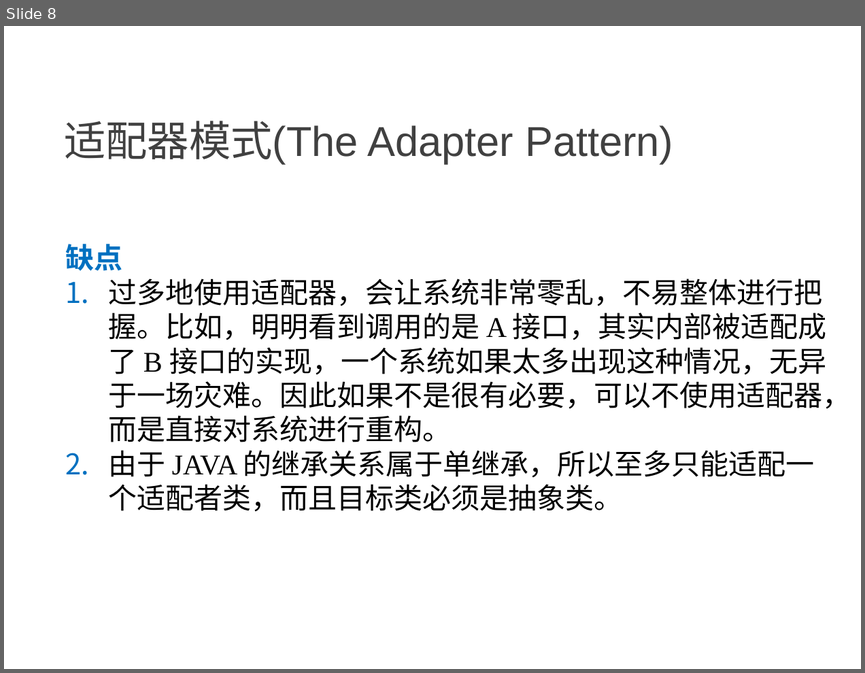
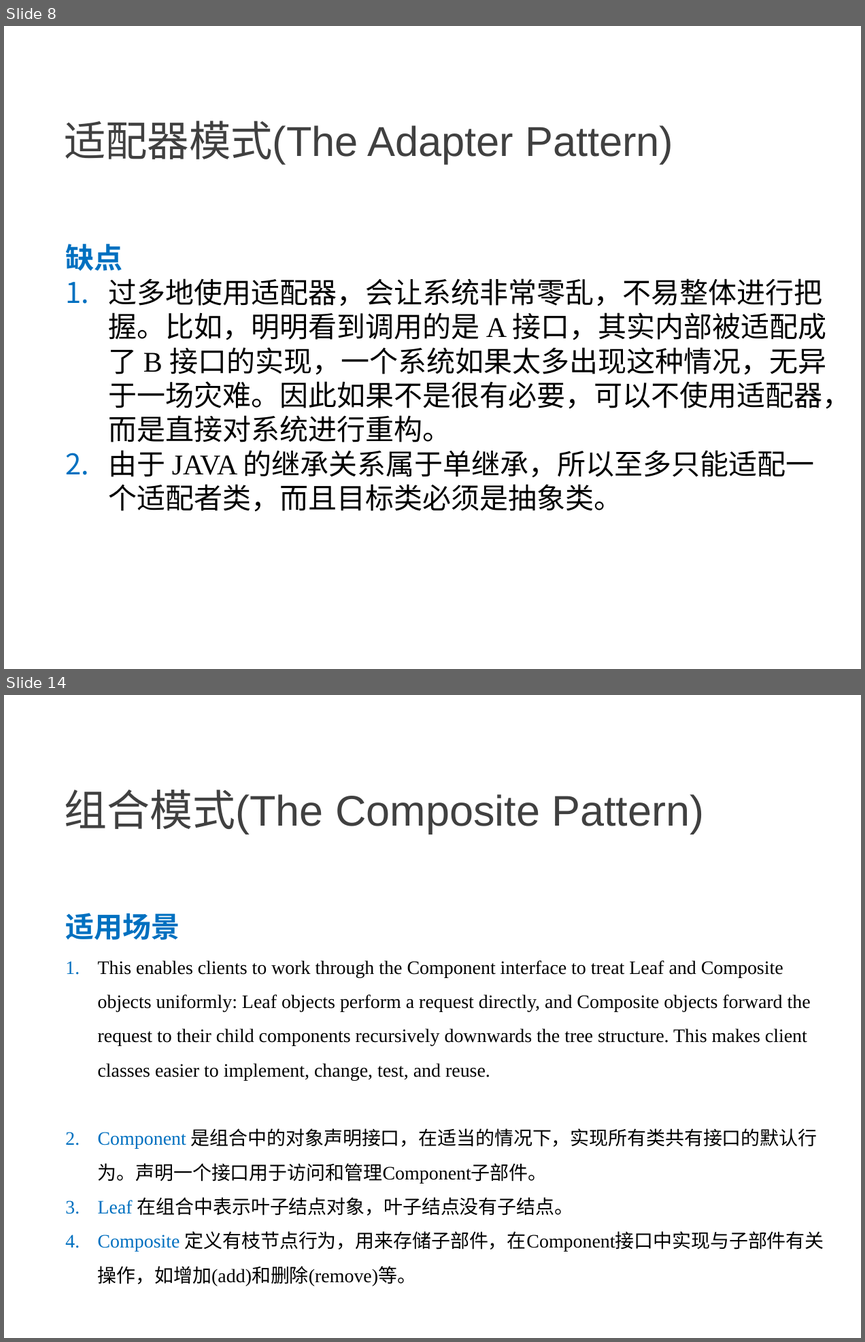
Before and after one commit to NewGr8Player/My-PPT, a slide deck: Design pattern/3.设计模式-结构型模式.pptx. Shown one above the other, each under a label of ours: slide 8 before the commit, slides 8 and 14 after it; the slides between them are not shown. The pictures are 865x673 and 865x1342 pixels, drawn with LibreOffice and Linux fonts; fonts in the diff are those of the drawing. Boxes give left, top, right and bottom in pixels: in the first picture for what was removed or moved away, otherwise in the second. Text is boxed around its words. In the diff, an @@ line names an element or a change of style, - is before the commit and + after.

Commit message:
Add     - 组合模式 The Composite Pattern     - 装饰模式 The Decorator Pattern     - 外观模式 The Facade Pattern

```diff
--- a/Design pattern/3.设计模式-结构型模式.pptx
+++ b/Design pattern/3.设计模式-结构型模式.pptx
@@ slide 14 added at (x1=4, y1=695, x2=861, y2=1338), background #FFFFFF @@
@@ text added at (x1=64, y1=790, x2=704, y2=834), 36 pt, text #404040 @@
+组合模式(The Composite Pattern)
@@ text added at (x1=65, y1=913, x2=824, y2=1286), 16 pt, text #000000 @@
+适用场景
+1. This enables clients to work through the Component interface to treat Leaf and Composite objects uniformly: Leaf objects perform a request directly, and Composite objects forward the request to their child components recursively downwards the tree structure. This makes client classes easier to implement, change, test, and reuse.
+2. Component 是组合中的对象声明接口，在适当的情况下，实现所有类共有接口的默认行为。声明一个接口用于访问和管理Component子部件。
+3. Leaf 在组合中表示叶子结点对象，叶子结点没有子结点。
+4. Composite 定义有枝节点行为，用来存储子部件，在Component接口中实现与子部件有关操作，如增加(add)和删除(remove)等。
```
Also in this commit, not shown: 2 slides changed, 10 other slides added.
